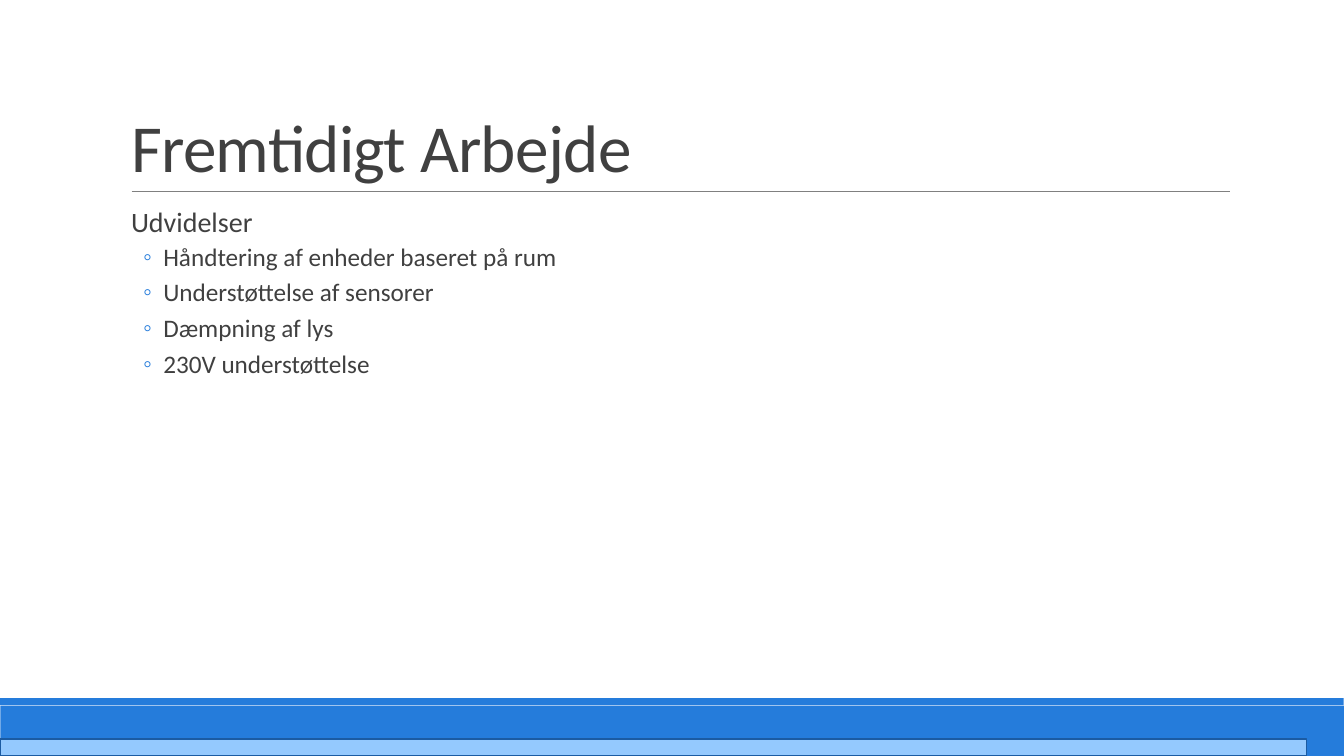
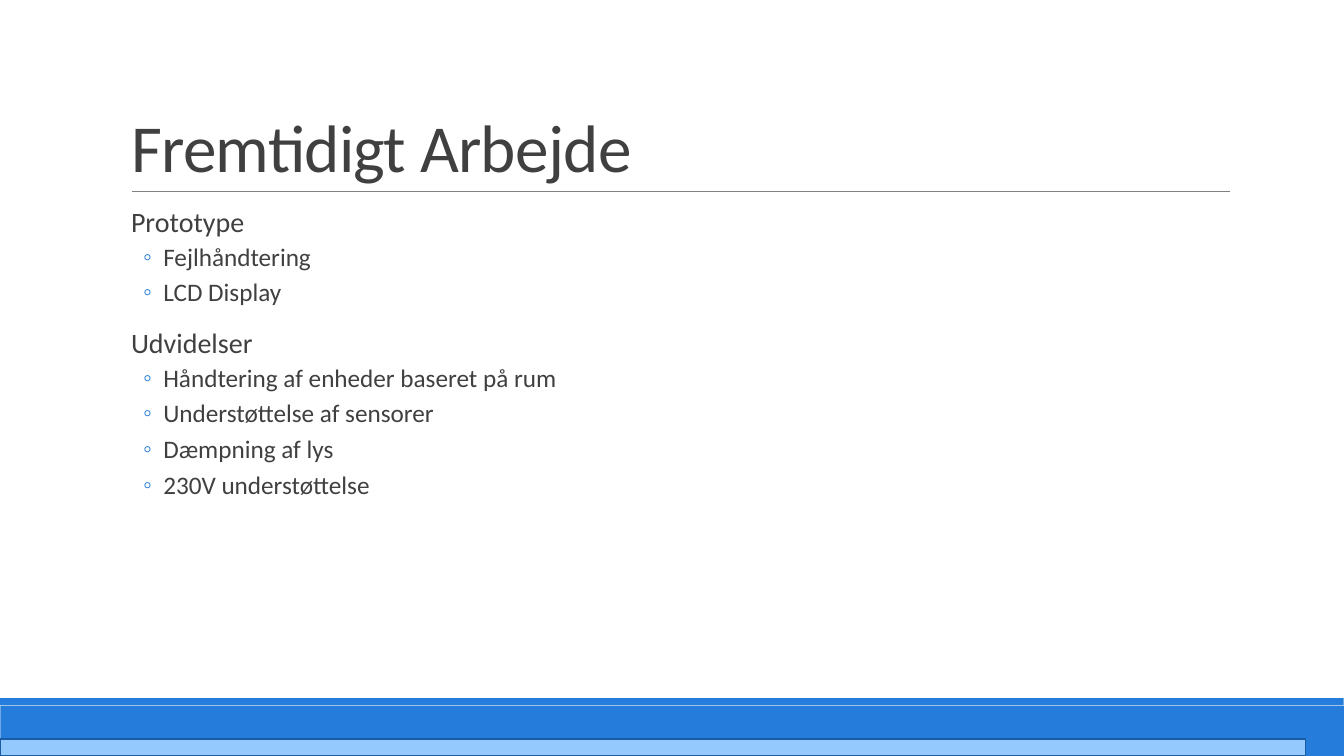
Before and after one commit to PRJ2GR15/Rapport, a slide deck: slide 35 of Fremlæggelse/Fremlæggelse.pptm. Drawn at 1344x756 pixels with LibreOffice and Linux fonts; fonts in the diff are those of the drawing. Boxes give left, top, right and bottom in pixels: in the first picture for what was removed or moved away, otherwise in the second. Text is boxed around its words. In the diff, an @@ line names an element or a change of style, - is before the commit and + after.

```diff
--- a/Fremlæggelse/Fremlæggelse.pptm
+++ b/Fremlæggelse/Fremlæggelse.pptm
@@ text at <box>131,214,311,305</box>: paragraphs added @@
+  Prototype
+  ◦ Fejlhåndtering
+  ◦ LCD Display
```
Also in this commit, not shown: 30 other slides changed, 1 slide added, 1 slide removed, 2 other files.
